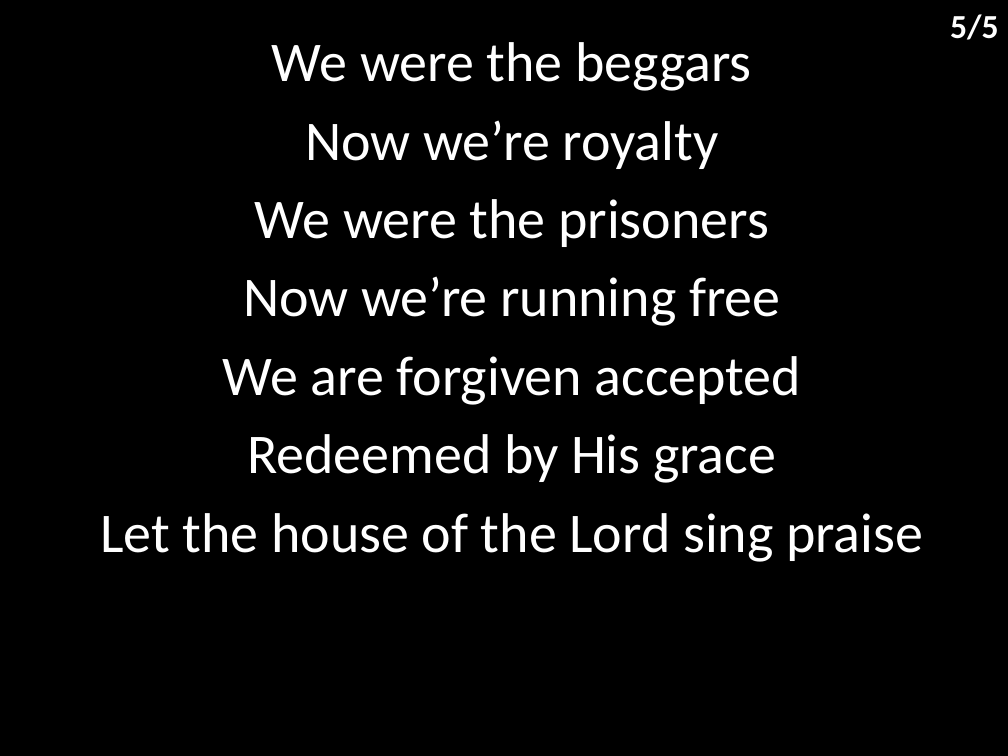
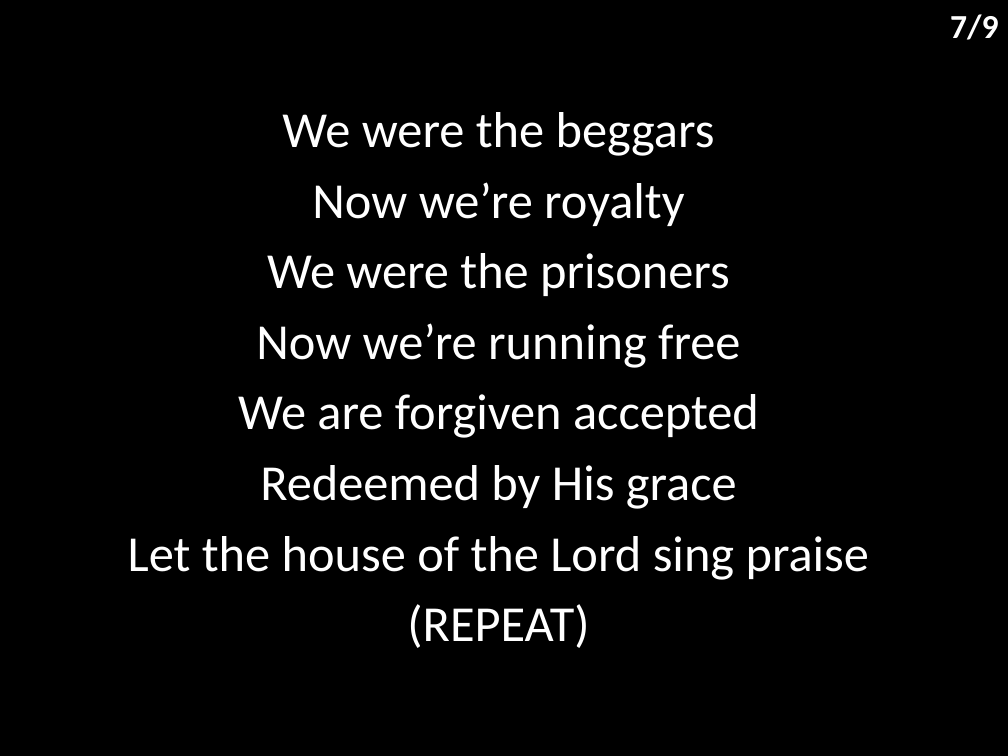
Before and after one commit to hoo-are-ya/worship, a slide deck: slide 8 of docs/songs/house of the lord.pptx (slide 6 before the commit). Drawn at 1008x756 pixels with LibreOffice and Linux fonts; fonts in the diff are those of the drawing. Boxes give left, top, right and bottom in pixels: in the first picture for what was removed or moved away, otherwise in the second. Text is boxed around its words. In the diff, an @@ line names an element or a change of style, - is before the commit and + after.

```diff
--- a/docs/songs/house of the lord.pptx
+++ b/docs/songs/house of the lord.pptx
@@ text at [950,14,998,40]: text changed @@
-5/5
+7/9
@@ subtitle "We were the beggars": place and size @@
-subtitle "We were the beggars" at [100,42,923,562]
+subtitle "We were the beggars" at [128,112,869,648]
@@ subtitle at [128,112,869,580]: size 40 to 36 pt @@
@@ subtitle at [407,604,589,648]: paragraph added @@
+(REPEAT)
```
Also in this commit, not shown: 4 other slides changed, 4 slides added, 3 other files.
